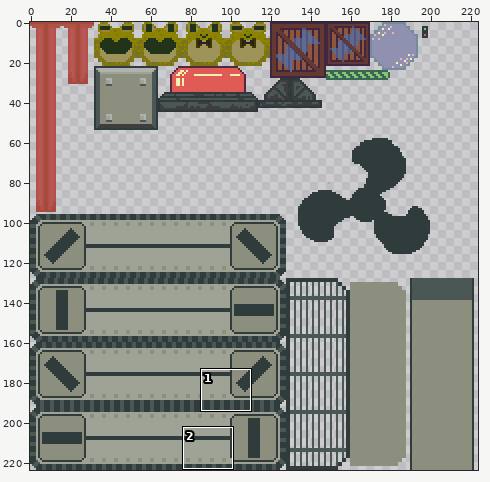
File history of a sprite sheet, Assets/Art/Kayk/ToddtheTubbyToadTileset.png. The first picture is a wide view before the edit; the outline marks the close-up.
Close-up. First the earlier version:
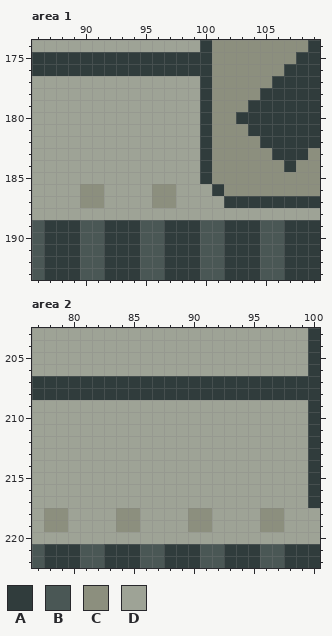
The file is 224x224 pixels. Pixels under 10% opacity are left out. Colours within 5 levels of each other are drawn and written as one. Shown: area 1: x 86..109, y 174..193; area 2: x 77..100, y 203..222. The commit also changed other parts of the picture, which this record leaves out.
Palette (. is transparent): A #303c3c  B #4a5755  C #8c8f7e  D #9ea396
Pixels before, area 1, first column x 86:
174 DDDDDDDDDDDDDDACCCCCCCCA
175 AAAAAAAAAAAAAAACCCCCCCAA
176 AAAAAAAAAAAAAAACCCCCCAAA
177 DDDDDDDDDDDDDDACCCCCAAAA
178 DDDDDDDDDDDDDDACCCCAAAAA
179 DDDDDDDDDDDDDDACCCAAAAAA
180 DDDDDDDDDDDDDDACCAAAAAAA
181 DDDDDDDDDDDDDDACCCAAAAAA
182 DDDDDDDDDDDDDDACCCCAAAAA
183 DDDDDDDDDDDDDDACCCCCAAAC
184 DDDDDDDDDDDDDDACCCCCCACC
185 DDDDDDDDDDDDDDACCCCCCCCC
186 DDDDCCDDDDCCDDDACCCCCCCC
187 DDDDCCDDDDCCDDDDAAAAAAAA
188 DDDDDDDDDDDDDDDDDDDDDDDD
189 BAAABBAAABBAAABBAAABBAAA
190 BAAABBAAABBAAABBAAABBAAA
191 BAAABBAAABBAAABBAAABBAAA
192 BAAABBAAABBAAABBAAABBAAA
193 BAAABBAAABBAAABBAAABBAAA
Pixels before, area 2, first column x 77:
203 DDDDDDDDDDDDDDDDDDDDDDDA
204 DDDDDDDDDDDDDDDDDDDDDDDA
205 DDDDDDDDDDDDDDDDDDDDDDDA
206 DDDDDDDDDDDDDDDDDDDDDDDA
207 AAAAAAAAAAAAAAAAAAAAAAAA
208 AAAAAAAAAAAAAAAAAAAAAAAA
209 DDDDDDDDDDDDDDDDDDDDDDDA
210 DDDDDDDDDDDDDDDDDDDDDDDA
211 DDDDDDDDDDDDDDDDDDDDDDDA
212 DDDDDDDDDDDDDDDDDDDDDDDA
213 DDDDDDDDDDDDDDDDDDDDDDDA
214 DDDDDDDDDDDDDDDDDDDDDDDA
215 DDDDDDDDDDDDDDDDDDDDDDDA
216 DDDDDDDDDDDDDDDDDDDDDDDA
217 DDDDDDDDDDDDDDDDDDDDDDDA
218 DCCDDDDCCDDDDCCDDDDCCDDD
219 DCCDDDDCCDDDDCCDDDDCCDDD
220 DDDDDDDDDDDDDDDDDDDDDDDD
221 BAAABBAAABBAAABBAAABBAAA
222 BAAABBAAABBAAABBAAABBAAA
And afterwards:
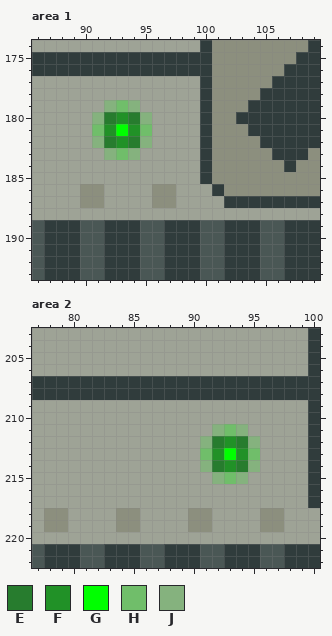
Colours new in this view: E #277c2e  F #219127  G #00ff00  H #70be6a  J #85b27e
Diff:
Area 1:
The author changed colour D to colour E in row 180 at x 92 and 94; in row 182 at x 92 and 94.
The author changed colour D to colour F in row 180 at x 93; in row 181 at x 92 and 94; in row 182 at x 93.
The author changed colour D to colour G in row 181 at x 93.
The author changed colour D to colour H in row 179 at x 93; in row 181 at x 91 and 95; in row 183 at x 93.
The author changed colour D to colour J in row 179 at x 92 and 94; in row 180 at x 91 and 95; in row 182 at x 91 and 95; in row 183 at x 92 and 94.
Area 2:
The author changed colour D to colour E in row 212 at x 92 and 94; in row 214 at x 92 and 94.
The author changed colour D to colour F in row 212 at x 93; in row 213 at x 92 and 94; in row 214 at x 93.
The author changed colour D to colour G in row 213 at x 93.
The author changed colour D to colour H in row 211 at x 93; in row 213 at x 91 and 95; in row 215 at x 93.
The author changed colour D to colour J in row 211 at x 92 and 94; in row 212 at x 91 and 95; in row 214 at x 91 and 95; in row 215 at x 92 and 94.
